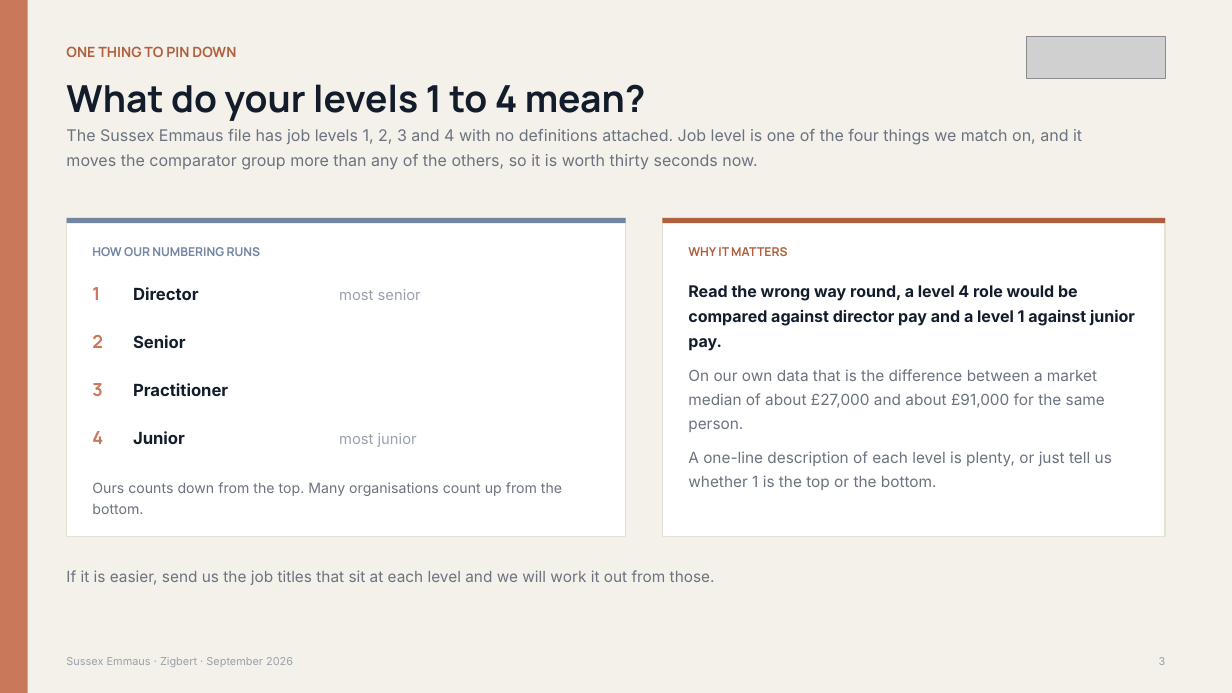
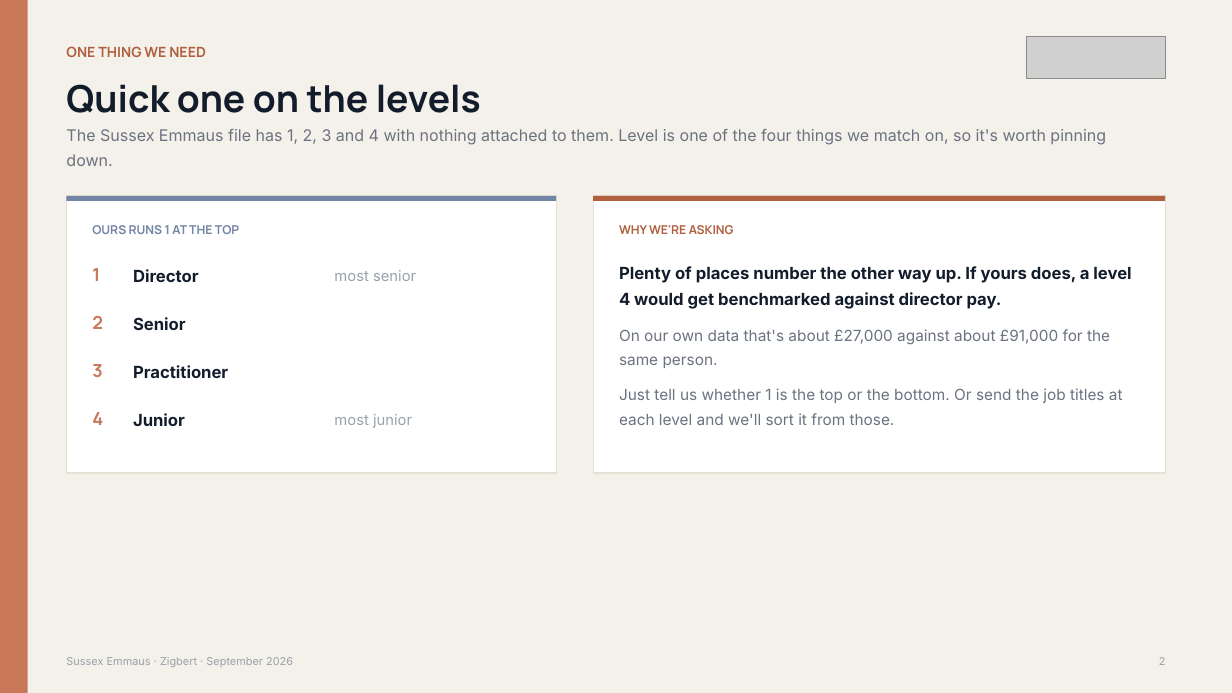
Before and after one commit to TwentySixConsulting/demo2-client-dashboard, a slide deck: slide 3 of reporting/slides/Zigbert-Kickoff-Sussex-Emmaus.pptx (slide 4 before the commit). Drawn at 1232x693 pixels with LibreOffice and Linux fonts; fonts in the diff are those of the drawing; grey boxes stand for pictures. Boxes give left, top, right and bottom in pixels: in the first picture for what was removed or moved away, otherwise in the second. Text is boxed around its words. In the diff, an @@ line names an element or a change of style, - is before the commit and + after.

```diff
--- a/reporting/slides/Zigbert-Kickoff-Sussex-Emmaus.pptx
+++ b/reporting/slides/Zigbert-Kickoff-Sussex-Emmaus.pptx
@@ text at (66, 46, 206, 57): text changed @@
-ONE THING TO PIN DOWN
+ONE THING WE NEED
@@ text at (66, 84, 481, 113): text changed @@
-What do your levels 1 to 4 mean?
+Quick one on the levels
@@ text at (66, 129, 1106, 166): text changed @@
-The Sussex Emmaus file has job levels 1, 2, 3 and 4 with no definitions attached. Job level is one of the four things we match on, and it moves the comparator group more than any of the others, so it is worth thirty seconds now.
+The Sussex Emmaus file has 1, 2, 3 and 4 with nothing attached to them. Level is one of the four things we match on, so it's worth pinning down.
@@ rectangle: place and size @@
-rectangle at (67, 218, 626, 224)
+rectangle at (67, 196, 556, 201)
@@ rectangle: place and size @@
-rectangle at (67, 218, 626, 537)
+rectangle at (67, 196, 556, 473)
@@ rectangle: place and size @@
-rectangle at (663, 218, 1165, 224)
+rectangle at (593, 196, 1165, 201)
@@ rectangle: place and size @@
-rectangle at (663, 218, 1165, 537)
+rectangle at (593, 196, 1165, 473)
@@ text added at (92, 225, 239, 234), 9.5 pt, text #7285A5, bold @@
+OURS RUNS 1 AT THE TOP
@@ text added at (619, 225, 734, 234), 9.5 pt, text #B0603F, bold @@
+WHY WE'RE ASKING
@@ text removed at (92, 247, 261, 256) @@
-HOW OUR NUMBERING RUNS
@@ text "most senior": place and size @@
-text "most senior" at (339, 289, 421, 300)
+text "most senior" at (334, 270, 416, 281)
@@ text at (619, 266, 1131, 425): text changed @@
-Read the wrong way round, a level 4 role would be compared against director pay and a level 1 against junior pay.
-On our own data that is the difference between a market median of about £27,000 and about £91,000 for the same person.
-A one-line description of each level is plenty, or just tell us whether 1 is the top or the bottom.
+Plenty of places number the other way up. If yours does, a level 4 would get benchmarked against director pay.
+On our own data that's about £27,000 against about £91,000 for the same person.
+Just tell us whether 1 is the top or the bottom. Or send the job titles at each level and we'll sort it from those.
@@ text removed at (688, 247, 787, 256) @@
-WHY IT MATTERS
@@ 8 texts: place and size @@
-8 texts at (92, 287, 228, 444)
+8 texts at (92, 268, 228, 426)
@@ text "most junior": place and size @@
-text "most junior" at (339, 433, 417, 447)
+text "most junior" at (334, 414, 412, 428)
@@ text removed at (92, 482, 562, 514) @@
-Ours counts down from the top. Many organisations count up from the bottom.
@@ text removed at (66, 570, 715, 585) @@
-If it is easier, send us the job titles that sit at each level and we will work it out from those.
```
Also in this commit, not shown: 2 other slides changed, 2 slides added, 4 slides removed, 2 other files.
